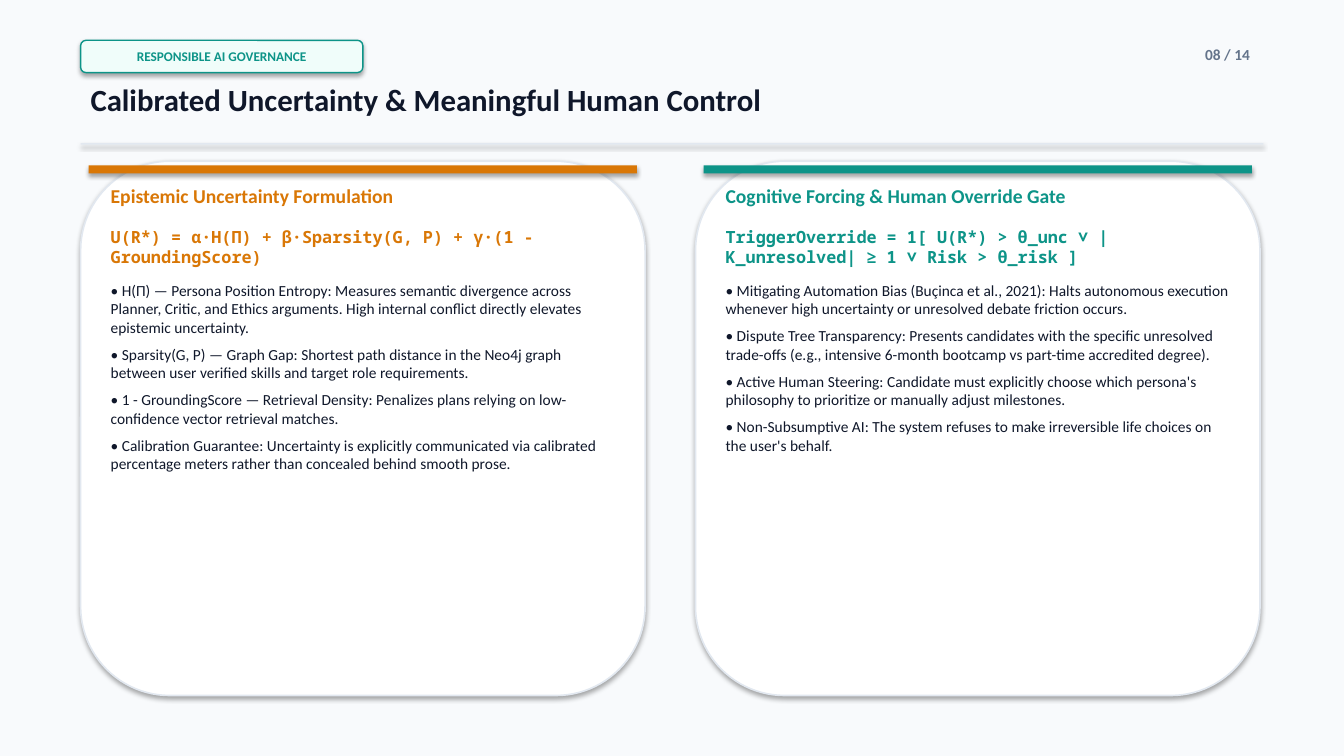
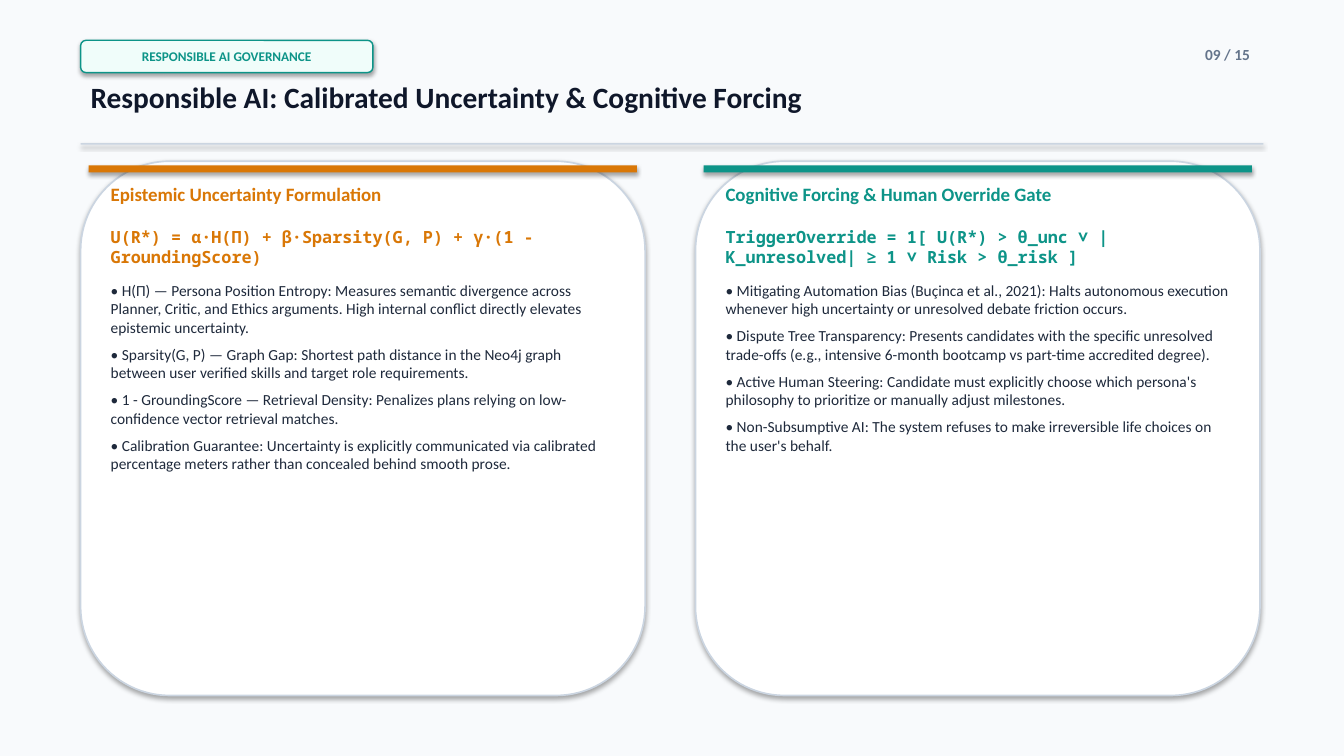
Before and after one commit to parth2024-tech/rai-project, a slide deck: slide 9 of Debate_Career_Guidance_Agent_Presentation.pptx (slide 8 before the commit). Drawn at 1344x756 pixels with LibreOffice and Linux fonts; fonts in the diff are those of the drawing. Boxes give left, top, right and bottom in pixels: in the first picture for what was removed or moved away, otherwise in the second. Text is boxed around its words. In the diff, an @@ line names an element or a change of style, - is before the commit and + after.

Commit message:
feat: implement human-crafted 15-slide deck with native flowcharts, literature survey, and outcome metrics

```diff
--- a/Debate_Career_Guidance_Agent_Presentation.pptx
+++ b/Debate_Career_Guidance_Agent_Presentation.pptx
@@ rounded rectangle "RESPONSIBLE AI GOVERNANCE": place and size @@
-rounded rectangle "RESPONSIBLE AI GOVERNANCE" at bbox=[81, 40, 363, 73]
+rounded rectangle "RESPONSIBLE AI GOVERNANCE" at bbox=[81, 40, 373, 73]
@@ text at bbox=[1205, 50, 1250, 60]: text changed @@
-08 / 14
+09 / 15
@@ text at bbox=[91, 87, 801, 113]: text changed; size 22 to 21 pt @@
-Calibrated Uncertainty & Meaningful Human Control
+Responsible AI: Calibrated Uncertainty & Cognitive Forcing
@@ rectangle at bbox=[81, 143, 1263, 144]: fill #E2E8F0 to #CBD5E1 @@
@@ rounded rectangle at bbox=[81, 161, 645, 696]: outline #E2E8F0 1.2 pt to #CBD5E1 1.2 pt @@
@@ text "Epistemic Uncertainty Formulation" at bbox=[111, 187, 382, 204]: size 14 to 13.5 pt @@
@@ rounded rectangle at bbox=[696, 161, 1260, 696]: outline #E2E8F0 1.2 pt to #CBD5E1 1.2 pt @@
@@ text "Cognitive Forcing & Human Override ..." at bbox=[726, 187, 1051, 205]: size 14 to 13.5 pt @@
@@ text at bbox=[111, 285, 596, 472]: text colour #0F172A to #1E293B @@
@@ text at bbox=[726, 285, 1228, 451]: text colour #0F172A to #1E293B in "• Mitigating Automation Bias (Buçinca et al., ...", "• Dispute Tree Transparency: Presents candidates with ...", "• Active Human Steering: Candidate must explicitly ...", "• Non-Subsumptive AI: The system refuses to ..." @@
```
Also in this commit, not shown: 9 other slides changed, 5 slides added, 4 slides removed, 3 other files.
